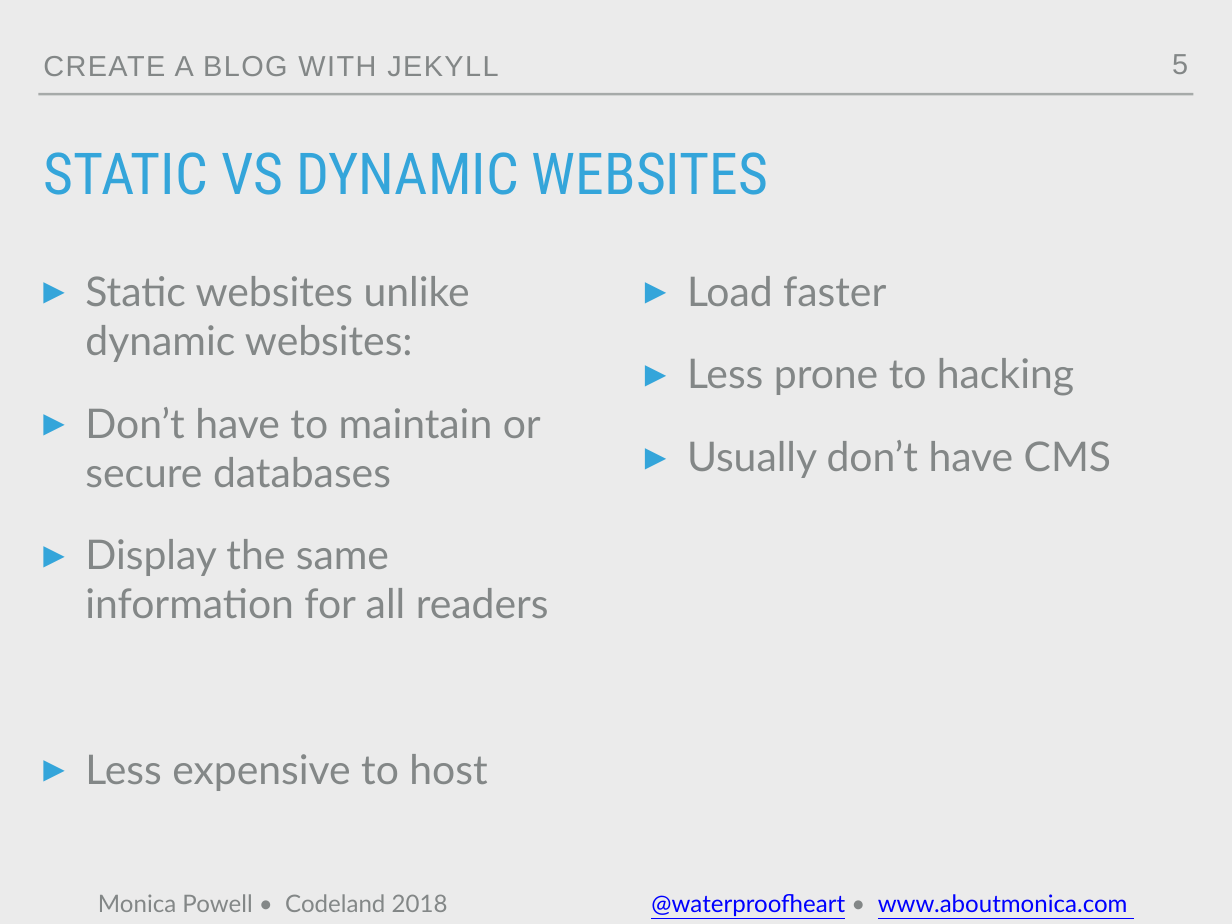
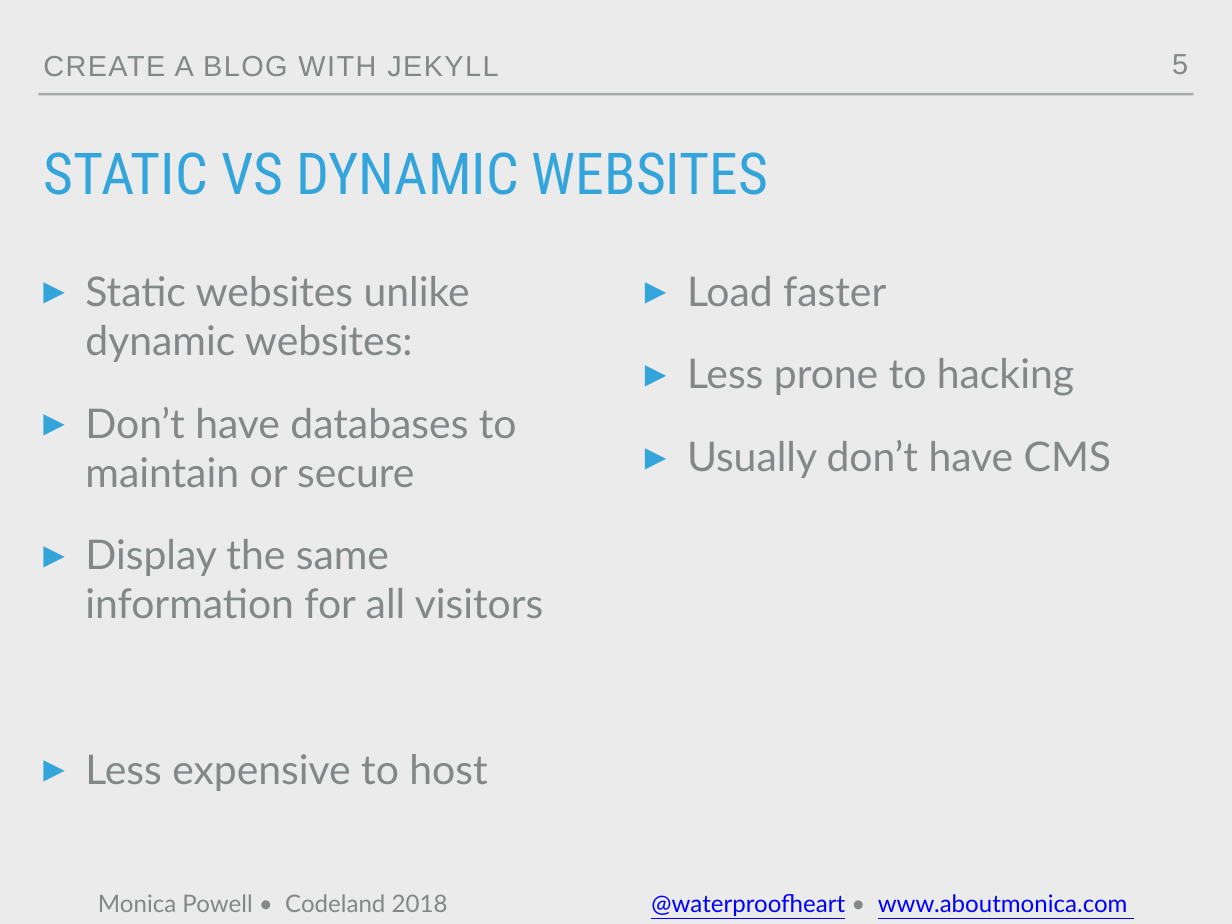
Before and after one commit to M0nica/codeland-workshop, a slide deck: slide 5 of codeland2018.pptx. Drawn at 1232x924 pixels with LibreOffice and Linux fonts; fonts in the diff are those of the drawing; background and template pictures are left out. Boxes give left, top, right and bottom in pixels: in the first picture for what was removed or moved away, otherwise in the second. Text is boxed around its words. In the diff, an @@ line names an element or a change of style, - is before the commit and + after.

```diff
--- a/codeland2018.pptx
+++ b/codeland2018.pptx
@@ text at (x1=85, y1=407, x2=543, y2=618): text changed @@
-▸ Don’t have to maintain or secure databases
-▸ Display the same information for all readers
+▸ Don’t have databases to maintain or secure
+▸ Display the same information for all visitors
```
Also in this commit, not shown: 20 other slides changed, 2 slides added, 3 other files.
